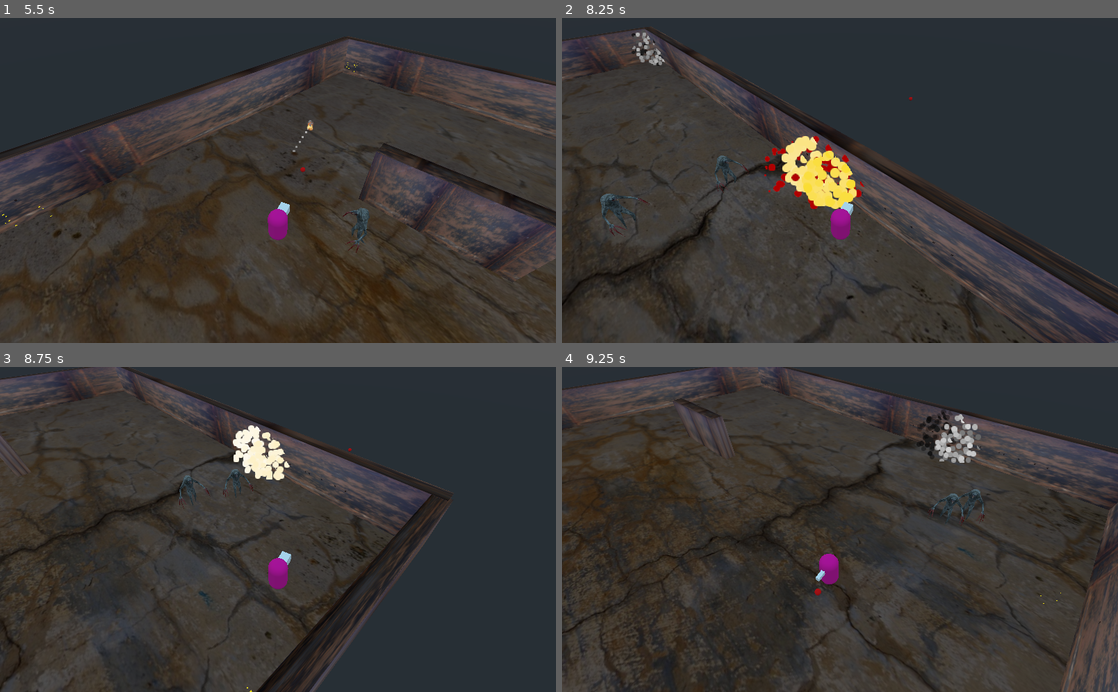
Above: before the commit, frames 1-4 (two rows, left to right).
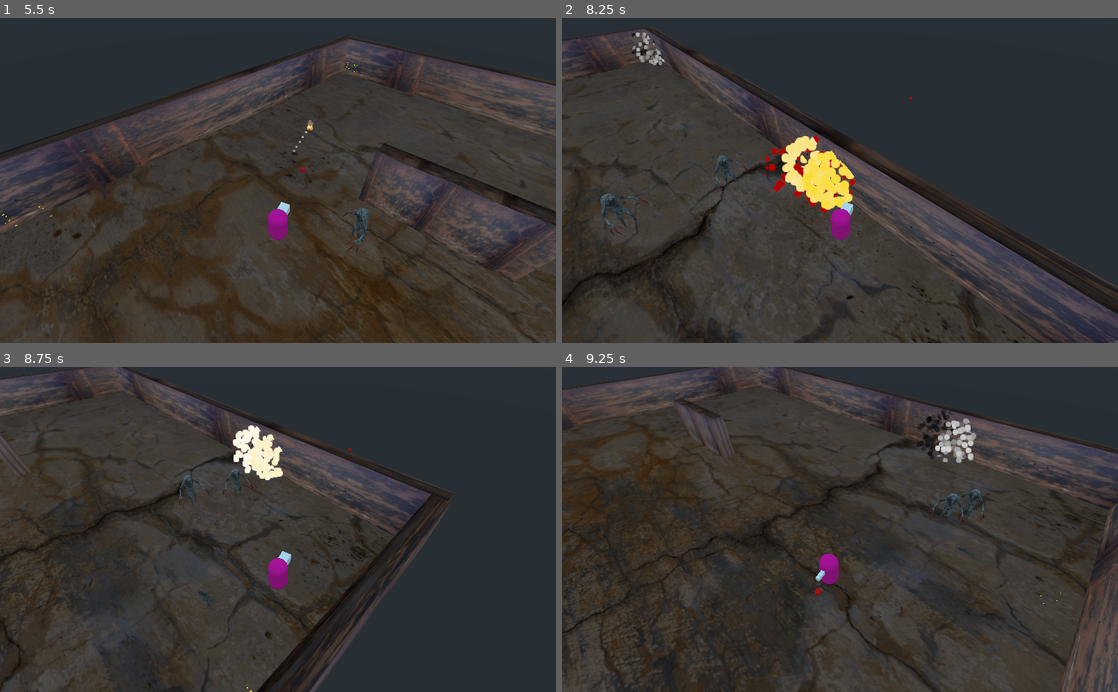
Above: after the commit, the same moments.

Repository: gusemil/topdownshooter3d-demo
Game: Godot game, scene res://scenes/World.tscn
The game is run twice, just before and just after one commit, with the same random seed, the same clock (stepped at 60 frames per second) and the same inputs.
Inputs (mouse positions are in pixels of both pictures, inside the frame that each line leads up to):
- Up to frame 1 (5.5 s): tap Enter at 0.5 s; move the mouse to (400, 164) at 0.52 s; press the mouse at (400, 164) at 0.53 s; hold D (move_right) 0.53-1.28 s; tap Space (dash) at 0.6, 1.55, 2.1, 3.05, 4.55 s; move the mouse to (166, 196) at 1.27 s; release the mouse at (166, 196) at 1.28 s; hold S (move_backward) 1.28-2.03 s; click (166, 196) at 1.35 s; move the mouse to (333, 109) at 2.02 s; press the mouse at (333, 109) at 2.03 s; hold D (move_right) 2.03-2.78 s; move the mouse to (250, 245) at 2.77 s; release the mouse at (250, 245) at 2.78 s; hold W (move_forward) 2.78-3.53 s; click (250, 245) at 2.85 s; move the mouse to (444, 229) at 3.52 s; press the mouse at (444, 229) at 3.53 s; hold A (move_left) 3.53-5.03 s; tap 1 (weapon1) at 3.6 s; move the mouse to (111, 131) at 4.27 s; release the mouse at (111, 131) at 4.28 s; tap 2 (weapon2) at 4.35 s; move the mouse to (305, 180) at 5.02 s; press the mouse at (305, 180) at 5.03 s; hold S (move_backward) from 5.03 s (still down); tap 3 (weapon3) at 5.1 s
- Up to frame 2 (8.25 s): move the mouse to (756, 99) at 5.77 s; release S (move_backward) at 5.78 s; release the mouse at (756, 99) at 5.78 s; hold D (move_right) 5.78-6.53 s; tap Space (dash) at 5.85, 7.35 s; move the mouse to (962, 164) at 6.52 s; press the mouse at (962, 164) at 6.53 s; hold W (move_forward) 6.53-7.28 s; move the mouse to (728, 196) at 7.27 s; release the mouse at (728, 196) at 7.28 s; hold D (move_right) 7.28-8.03 s; move the mouse to (895, 109) at 8.02 s; press the mouse at (895, 109) at 8.03 s; hold S (move_backward) from 8.03 s (still down)
- Up to frame 3 (8.75 s): keep holding S (move_backward)
- Up to frame 4 (9.25 s): move the mouse to (812, 594) at 8.77 s; release S (move_backward) at 8.78 s; release the mouse at (812, 594) at 8.78 s; hold A (move_left) from 8.78 s (still down); tap 1 (weapon1) at 8.85 s; tap Space (dash) at 9.05 s

Frame 1 is identical in both runs. In frame 2, 1.0% of the frame differs, in the area x 41-55%, y 38-60%; in frame 3, 0.3%; in frame 4, 0.6%.

Commit message:
Speed boost and Undying powerups

Diff:
--- a/scenes/World.tscn
+++ b/scenes/World.tscn
@@ -1,10 +1,12 @@
-[gd_scene load_steps=13 format=2]
+[gd_scene load_steps=15 format=2]
 
 [ext_resource path="res://graphics/textures/concrete_cracked_2070_2531_Small.jpg" type="Texture" id=1]
 [ext_resource path="res://scenes/Player/Player.tscn" type="PackedScene" id=2]
 [ext_resource path="res://scripts/GameManager.gd" type="Script" id=3]
 [ext_resource path="res://scripts/WaveManager.gd" type="Script" id=4]
 [ext_resource path="res://graphics/materials/walls.material" type="Material" id=5]
+[ext_resource path="res://scenes/Pickups/Powerup_Speed_Boost.tscn" type="PackedScene" id=6]
+[ext_resource path="res://scenes/Pickups/Powerup_Undying.tscn" type="PackedScene" id=7]
 [ext_resource path="res://scripts/EnemyManager.gd" type="Script" id=10]
 
 [sub_resource type="SpatialMaterial" id=1]
@@ -122,3 +124,15 @@
 
 [node name="NavigationMeshInstance" type="NavigationMeshInstance" parent="Navigation"]
 navmesh = SubResource( 6 )
+
+[node name="Powerup_Speed_Boost" parent="." instance=ExtResource( 6 )]
+transform = Transform( 1, 0, 0, 0, 1, 0, 0, 0, 1, -36.5198, 1.81522, 0 )
+
+[node name="Powerup_Speed_Boost2" parent="." instance=ExtResource( 6 )]
+transform = Transform( 1, 0, 0, 0, 1, 0, 0, 0, 1, -36.5198, 1.81522, 6 )
+
+[node name="Powerup_Undying" parent="." instance=ExtResource( 7 )]
+transform = Transform( 1, 0, 0, 0, 1, 0, 0, 0, 1, -30.325, 1.27386, 0 )
+
+[node name="Powerup_Undying2" parent="." instance=ExtResource( 7 )]
+transform = Transform( 1, 0, 0, 0, 1, 0, 0, 0, 1, -30.325, 1.27386, 6 )
--- a/scripts/Enemy.gd
+++ b/scripts/Enemy.gd
@@ -101,7 +101,7 @@
 	elif current_state == STATE.DEAD :
 		on_death()
 
-func take_damage(damage: int): #refactor this. Vector3 is unnecessary
+func take_damage(damage: int):
 	if !is_dead:
 		#print("enemy got hit!")
 		health_manager.take_damage(damage)
--- a/scripts/HealthManager.gd
+++ b/scripts/HealthManager.gd
@@ -12,7 +12,6 @@
 #signal gibbed
 
 var blood_spray_prefab = preload("res://scenes/BloodSpray.tscn")
-
 
 func take_damage(dmg : int):
 	if current_armor > 0:
--- a/scripts/PickupManager.gd
+++ b/scripts/PickupManager.gd
@@ -17,8 +17,8 @@
 			health_manager.gain_armor(pickup)
 	elif pickup is Powerup:
 		if pickup.powerup_type == pickup.POWERUP_TYPES.QUAD_DAMAGE:
-			powerup_manager.quad_damage()
+			powerup_manager.quad_damage(pickup)
 		elif pickup.powerup_type == pickup.POWERUP_TYPES.UNDYING:
-			powerup_manager.undying()
+			powerup_manager.undying(pickup)
 		elif pickup.powerup_type == pickup.POWERUP_TYPES.SPEED_BOOST:
-			powerup_manager.speed_boost()
+			powerup_manager.speed_boost(pickup)
--- a/scripts/Player.gd
+++ b/scripts/Player.gd
@@ -23,6 +23,17 @@
 
 # State
 var dead = false
+
+#Powerup stuff
+var default_speed = speed
+var default_dash_speed = dash_speed
+var is_speed_boost_on : bool = false
+var speed_boost_timer : Timer
+
+#Undying powerup
+var is_invulnerability_on : bool = false
+var invulnerability_timer : Timer
+
 
 
 func _ready():
@@ -90,11 +101,49 @@
 			velocity += move_direction*speed*delta
 
 func take_damage(dmg : int):
-	health_manager.take_damage(dmg)
+	if !is_invulnerability_on:
+		health_manager.take_damage(dmg)
+	else:
+		print("I AM INVULNERABLE!")
 
 func death():
 	dead = true
-	print("Player is dead")
+	#print("Player is dead")
 
-func activate_speed_boost():
-	pass
+func apply_speed_boost(powerup : Powerup):
+	if !is_speed_boost_on:
+		speed *= 2
+		dash_speed *= 1.5
+		is_speed_boost_on = true
+		start_speed_boost_timer(powerup)
+		powerup.queue_free()
+
+func stop_speed_boost():
+	is_speed_boost_on = false
+	speed = default_speed
+	dash_speed = default_dash_speed
+
+func start_speed_boost_timer(powerup : Powerup):
+	if is_speed_boost_on:
+		speed_boost_timer = Timer.new()
+		speed_boost_timer.wait_time = powerup.length
+		speed_boost_timer.connect("timeout", self, "stop_speed_boost")
+		add_child(speed_boost_timer)
+		speed_boost_timer.start()
+
+func apply_invulnerability(powerup : Powerup):
+	if !is_invulnerability_on:
+		is_invulnerability_on = true
+		start_invulnerability_timer(powerup)
+		powerup.queue_free()
+
+func stop_invulnerability():
+	is_invulnerability_on = false
+
+func start_invulnerability_timer(powerup : Powerup):
+	if is_invulnerability_on:
+		invulnerability_timer = Timer.new()
+		invulnerability_timer.wait_time = powerup.length
+		invulnerability_timer.connect("timeout", self, "stop_invulnerability")
+		add_child(invulnerability_timer)
+		invulnerability_timer.start()
--- a/scripts/PowerupManager.gd
+++ b/scripts/PowerupManager.gd
@@ -4,13 +4,13 @@
 onready var health_manager = get_node("../").get_node("HealthManager")
 onready var player = get_node("../")
 
-func quad_damage():
+func quad_damage(powerup : Powerup):
 	print("QUAD DAMAGE")
 	#weapon_manager.is_quad_damage_on = true
 	#weapon_manager.powerup_damage_modifier = 4
 
-func speed_boost():
-	print("SPEED BOOST")
+func speed_boost(powerup : Powerup):
+	player.apply_speed_boost(powerup)
 
-func undying():
-	print("UNDYING")
+func undying(powerup : Powerup):
+	player.apply_invulnerability(powerup)
--- a/scripts/WeaponManager.gd
+++ b/scripts/WeaponManager.gd
@@ -9,9 +9,9 @@
 var fire_point : Spatial
 var collision_bodies_to_ignore : Array = []
 
+#Quad damage
 var powerup_damage_modifier : int = 1
 var is_quad_damage_on : bool = false
-var is_quad_damage_applied : bool = false
 
 func _process(delta):
 	if Input.is_action_just_pressed("weapon1") and current_slot != WEAPON_SLOTS.MACHINE_GUN:
@@ -39,12 +39,6 @@
 
 func shoot(attack_input_just_pressed: bool, attack_input_held: bool):
 	if current_weapon.has_method("shoot"):
-#		if is_quad_damage_on and !is_quad_damage_applied:
-#			print("QUAD APPLY")
-#			current_weapon.damage = current_weapon.damage * powerup_damage_modifier
-#			is_quad_damage_applied = true
-#			print("Current weapon dmg: ", current_weapon.damage, " powerup mod: ", powerup_damage_modifier)
-
 		current_weapon.shoot(attack_input_just_pressed, attack_input_held)
 
 func change_weapon(new_weapon_index : int):
